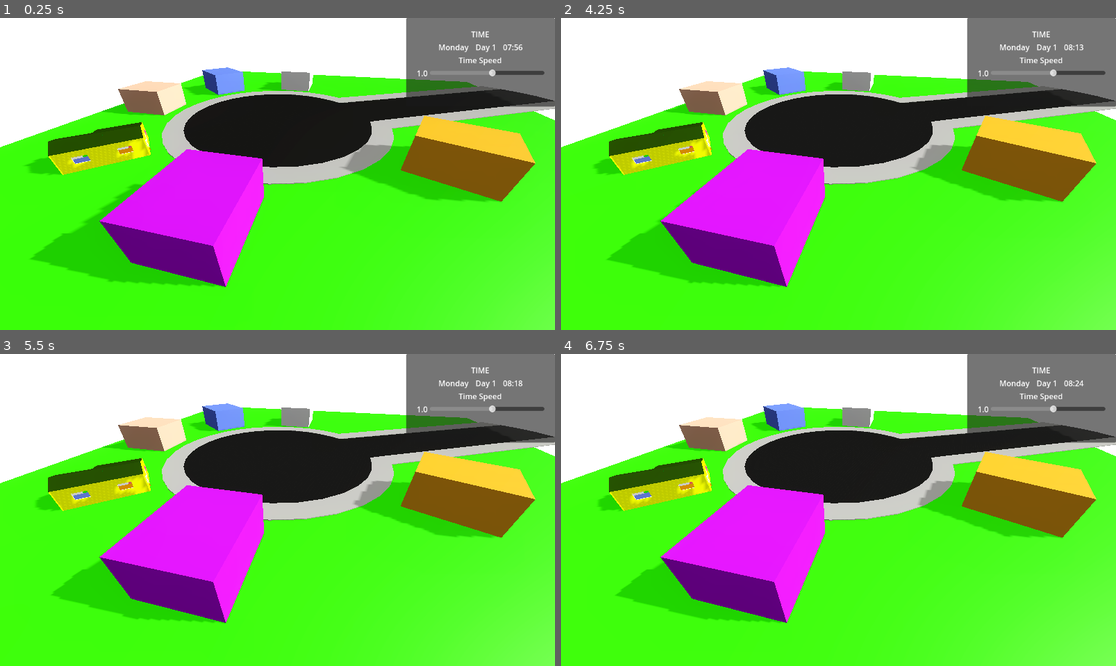
Above: before the commit, frames 1-4 (two rows, left to right).
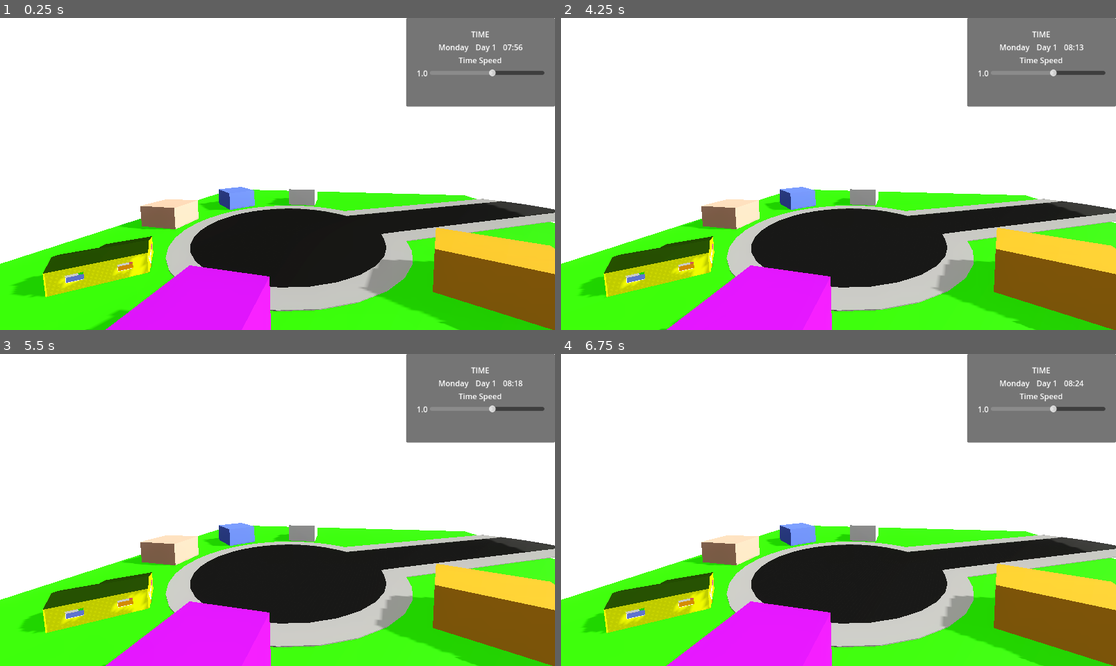
Above: after the commit, the same moments.

Repository: hamgoblin45/Fascism-Sim
Game: Godot game, scene res://main.tscn
Two runs of this game, one before a commit and one after it. Both use one fixed random seed, a clock stepped at 60 frames per second and the inputs below.
Inputs:
- Up to frame 1 (0.25 s): no input
- Up to frame 2 (4.25 s): no input
- Up to frame 3 (5.5 s): no input
- Up to frame 4 (6.75 s): no input

The runs differ from the first frame. In frame 1, 69% of the frame differs, in the area x 0-100%, y 15-100%; in frame 2, 68%; in frame 3, 68%; in frame 4, 68%.

Commit message:
Cleanup in time project

Diff:
--- a/fasc-sim-time/Maps/day_night_cycle.gd
+++ b/fasc-sim-time/Maps/day_night_cycle.gd
@@ -81,27 +81,9 @@
 		if GameState.time < 8.0 and GameState.time >= 6.0:
 			cloud_shadow_intensity = (GameState.time - 6.0) / 2
 			star_intensity = ((8.0 - GameState.time) / 2)
-			#_star_intensity
-			#if star_intensity < 1.0:
-				#star_intensity += 0.1
-				#if star_intensity > 1.0:
-					#star_intensity = 1.0
 			print("Star intensity: %s" % str(star_intensity))
-			#if cloud_shadow_intensity > 0.0:
-				#cloud_shadow_intensity -= 0.05
-				#if cloud_shadow_intensity < 0.0:
-					#cloud_shadow_intensity = 0.0
-		#if GameState.time >= 0.3 or GameState.time <= 0.75:
-			#if star_intensity > 0.0:
-				#star_intensity -= 0.1
-				#if star_intensity < 0.0:
-					#star_intensity = 0.0
-			#if cloud_shadow_intensity < 1.0:
-				#cloud_shadow_intensity += 0.05
-				#if cloud_shadow_intensity > 1.0:
-					#cloud_shadow_intensity = 1.0
 
 		environment.environment.sky.sky_material.set_shader_parameter("stars_intensity", star_intensity)
 		environment.environment.sky.sky_material.set_shader_parameter("clouds_shadow_intensity", cloud_shadow_intensity)
-		#environment.environment.sky.sky_material.set("ground_bottom_color", sky_top_color.sample(GameState.cycle_time))
-		#environment.environment.sky.sky_material.set("ground_horizon_color", sky_horizon_color.sample(GameState.cycle_time))
+		environment.environment.sky.sky_material.set("ground_bottom_color", sky_top_color.sample(GameState.cycle_time))
+		environment.environment.sky.sky_material.set("ground_horizon_color", sky_horizon_color.sample(GameState.cycle_time))
--- a/fasc-sim-time/main.tscn
+++ b/fasc-sim-time/main.tscn
@@ -66,7 +66,7 @@
 transform = Transform3D(0.25, 0, 0, 0, 0.25, 0, 0, 0, 0.25, 0, 0, 0)
 
 [node name="Camera3D" type="Camera3D" parent="."]
-transform = Transform3D(-0.24364887, -0.56908506, 0.7853518, 0, 0.80975497, 0.58676815, -0.96986353, 0.14296539, -0.19729589, 59.698593, 17.11194, 49.314587)
+transform = Transform3D(-0.27653083, -0.086584695, 0.9570966, -0.021425402, 0.99624085, 0.08393552, -0.9607662, 0.0027045794, -0.27734643, 59.698593, 17.11194, 49.314587)
 
 [node name="DayNightCycle" type="Node3D" parent="."]
 process_mode = 1
@@ -90,10 +90,6 @@
 transform = Transform3D(0.988054, 0.0927073, 0.123103, -0.154107, 0.594392, 0.789272, 6.57169e-09, -0.798814, 0.601578, 0, 9.45001, 0)
 shadow_enabled = true
 sky_mode = 1
-
-[node name="Timer" type="Timer" parent="DayNightCycle"]
-wait_time = 0.1
-autostart = true
 
 [node name="Sky" type="Node3D" parent="DayNightCycle"]
 
@@ -185,6 +181,5 @@
 wait_time = 0.1
 autostart = true
 
-[connection signal="timeout" from="DayNightCycle/Timer" to="DayNightCycle" method="_on_timer_timeout"]
 [connection signal="value_changed" from="TimeControl/TimeControlUI/MarginContainer/MainVBox/SpeedContainer/SpeedRow/SpeedSlider" to="TimeControl/TimeControlUI" method="_on_speed_slider_value_changed"]
 [connection signal="timeout" from="TimeManager/Timer" to="TimeManager" method="_on_timer_timeout"]
